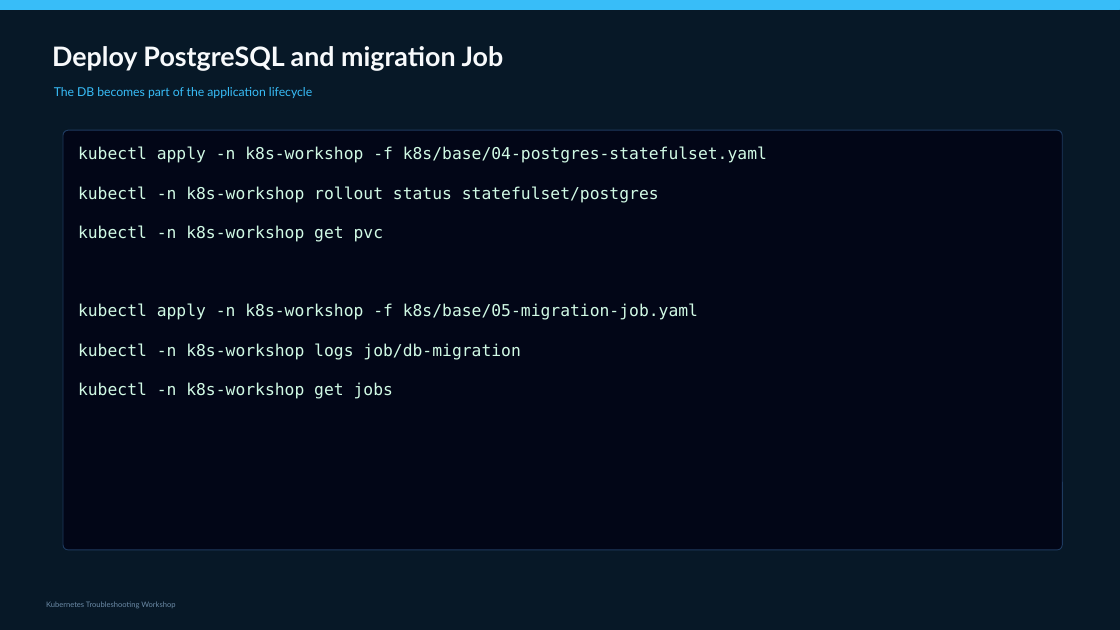
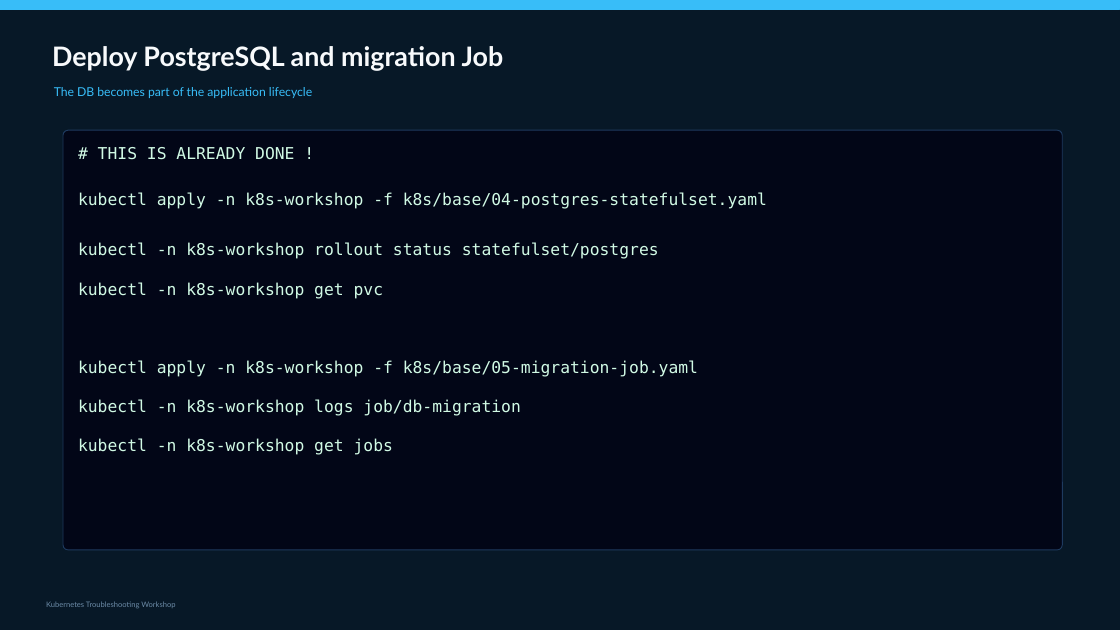
Before and after one commit to slaneslane/k8s-workshop-2, a slide deck: slide 67 of presentations/K8s_Troubleshooting_Workshop_FULL.pptx (slide 66 before the commit). Drawn at 1120x630 pixels with LibreOffice and Linux fonts; fonts in the diff are those of the drawing. Boxes give left, top, right and bottom in pixels: in the first picture for what was removed or moved away, otherwise in the second. Text is boxed around its words. In the diff, an @@ line names an element or a change of style, - is before the commit and + after.

```diff
--- a/presentations/K8s_Troubleshooting_Workshop_FULL.pptx
+++ b/presentations/K8s_Troubleshooting_Workshop_FULL.pptx
@@ text at [98,147,294,160]: paragraph added @@
+# THIS IS ALREADY DONE !
@@ text at [78,192,767,209]: more space between paragraphs @@
```
Also in this commit, not shown: 3 other slides changed, 1 slide added, 3 other files.
